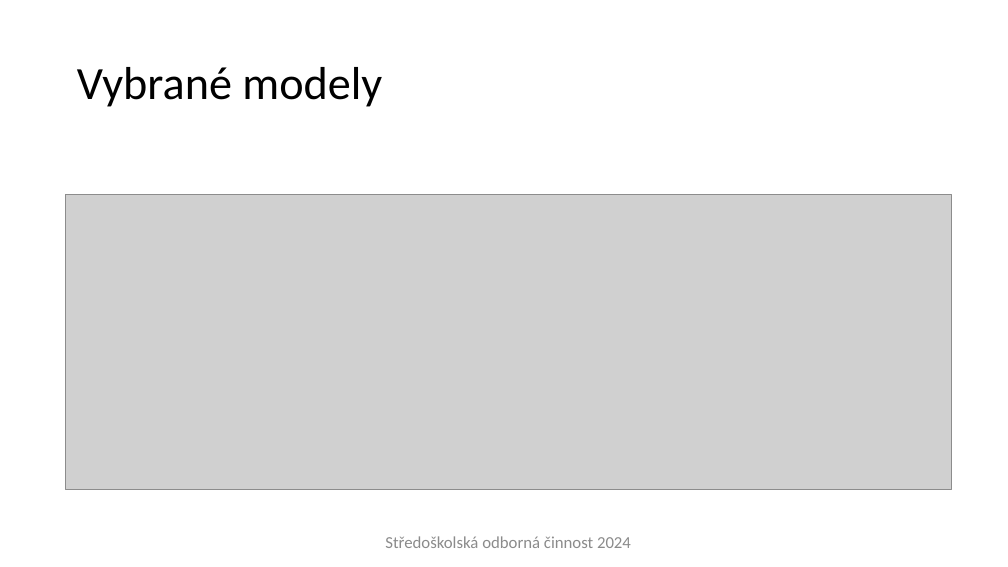
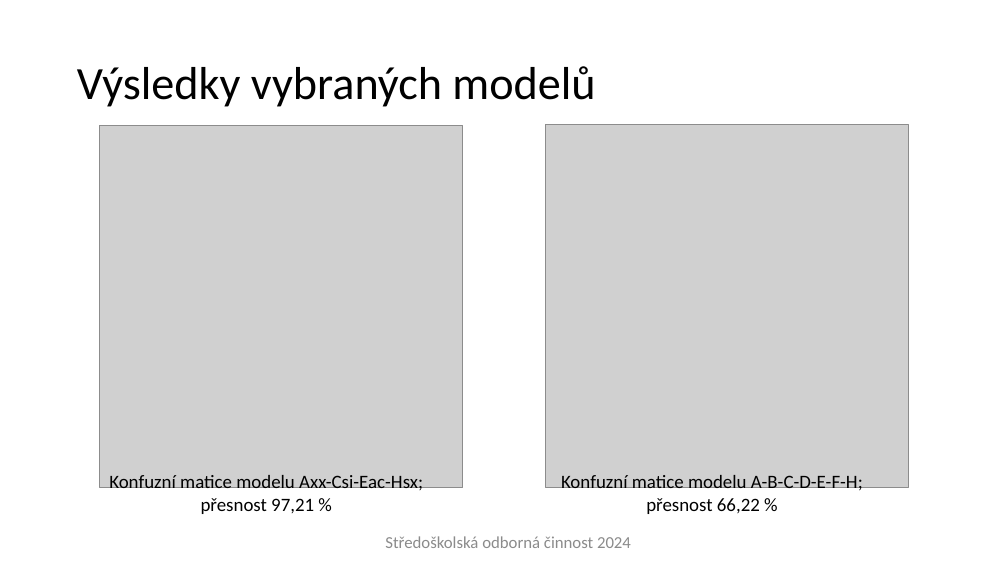
Before and after one commit to Plice13/LunarEagle, a slide deck: slide 8 of SOC - prezentace.pptx. Drawn at 1008x567 pixels with LibreOffice and Linux fonts; fonts in the diff are those of the drawing; grey boxes stand for pictures; background and template pictures are left out. Boxes give left, top, right and bottom in pixels: in the first picture for what was removed or moved away, otherwise in the second. Text is boxed around its words. In the diff, an @@ line names an element or a change of style, - is before the commit and + after.

```diff
--- a/SOC - prezentace.pptx
+++ b/SOC - prezentace.pptx
@@ title at [77, 66, 595, 107]: text changed @@
-Vybrané modely
+Výsledky vybraných modelů
@@ picture added at [100, 125, 463, 488] @@
@@ picture added at [545, 124, 908, 487] @@
@@ picture removed at [65, 194, 951, 490] @@
@@ text added at [109, 475, 423, 514], 18 pt, text #000000 @@
+Konfuzní matice modelu Axx-Csi-Eac-Hsx; přesnost 97,21 %
@@ text added at [561, 475, 863, 514], 18 pt, text #000000 @@
+Konfuzní matice modelu A-B-C-D-E-F-H; přesnost 66,22 %
```
Also in this commit, not shown: 5 other slides changed, 7 other files.
